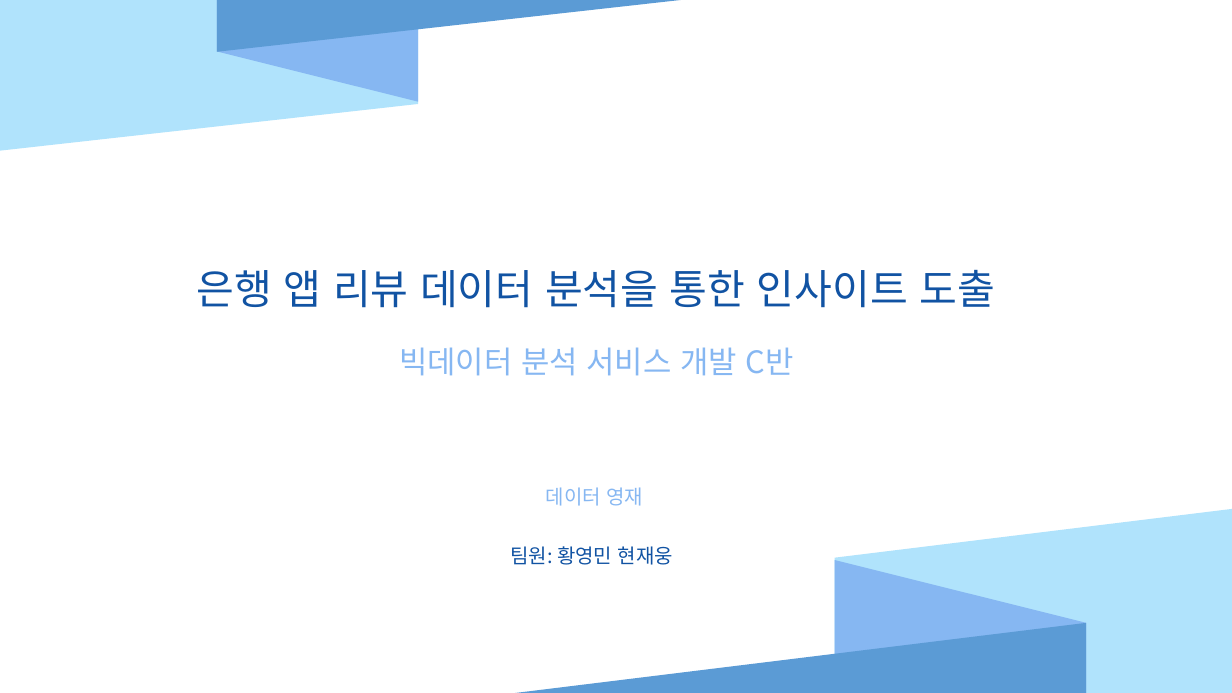
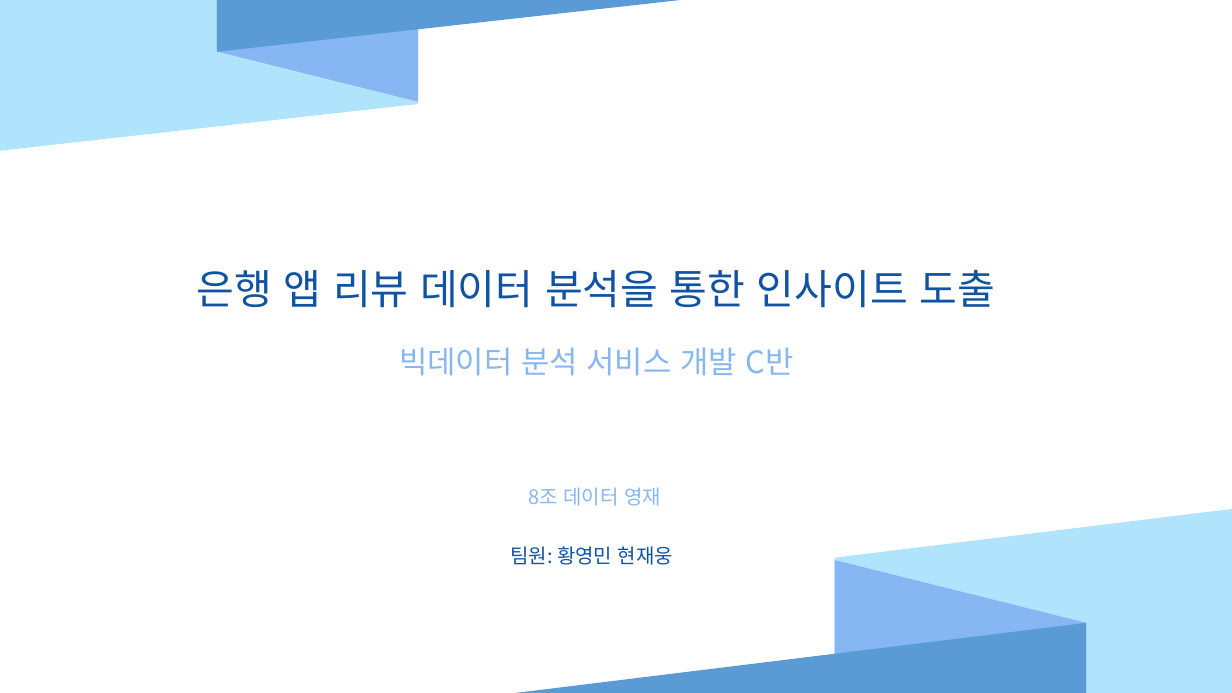
Before and after one commit to Hyun-JaeUng/wordchain, a slide deck: slide 1 of 포르폴리오_데이터영재.pptx. Drawn at 1232x693 pixels with LibreOffice and Linux fonts; fonts in the diff are those of the drawing. Boxes give left, top, right and bottom in pixels: in the first picture for what was removed or moved away, otherwise in the second. Text is boxed around its words. In the diff, an @@ line names an element or a change of style, - is before the commit and + after.

```diff
--- a/포르폴리오_데이터영재.pptx
+++ b/포르폴리오_데이터영재.pptx
@@ text at (x1=528, y1=487, x2=661, y2=506): text changed @@
-데이터 영재
+8조 데이터 영재
```
Also in this commit, not shown: 2 other slides changed, 16 slides added, 6 slides removed, 7 other files.
